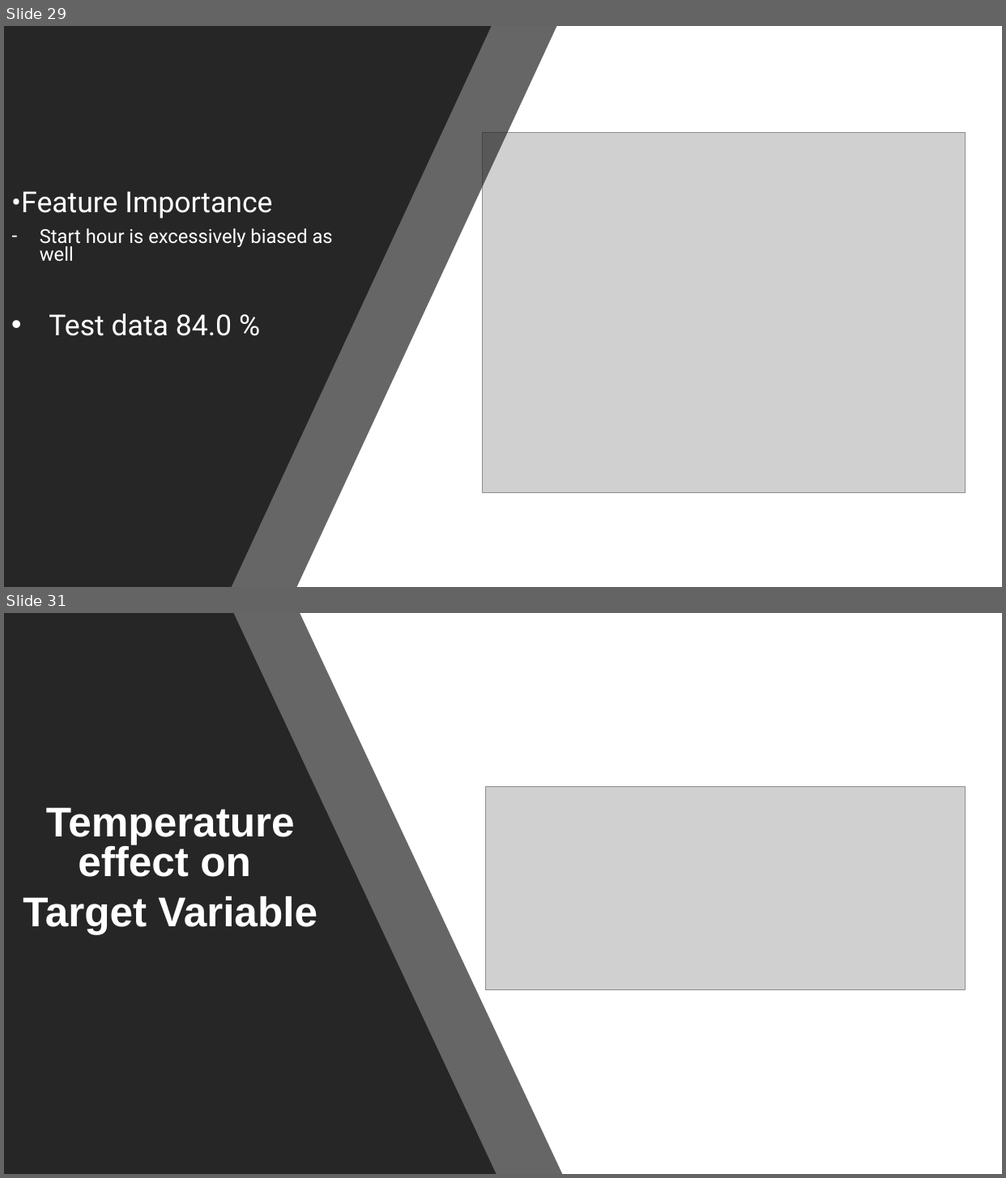
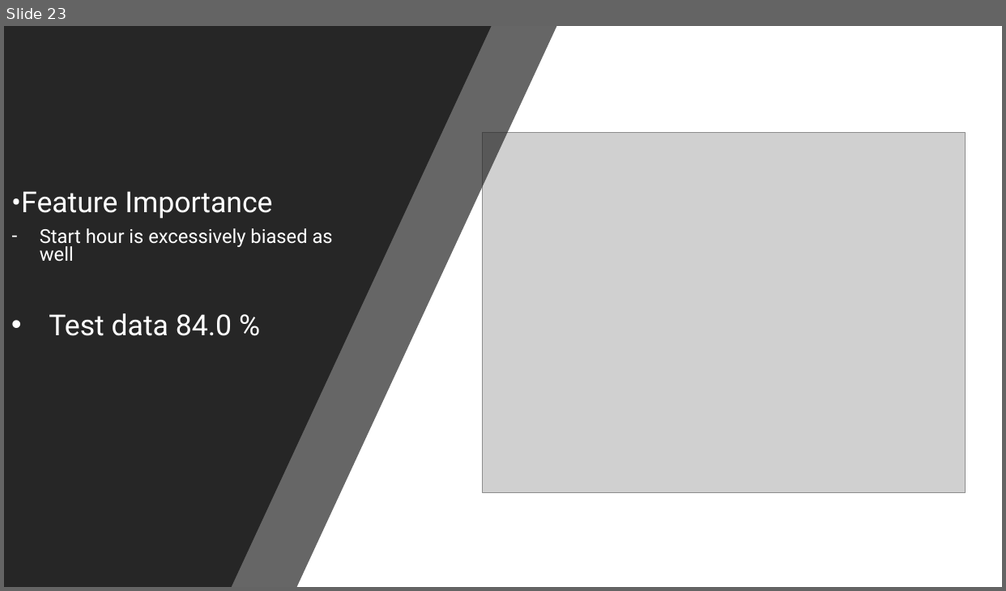
Before and after one commit to kkrlee/CitiBike-Capstone, a slide deck: Citi Bike.pptx. Shown one above the other, each under a label of ours: slides 29 and 31 before the commit, slide 23 after it; the slides between them are not shown. The pictures are 1006x1178 and 1006x591 pixels, drawn with LibreOffice and Linux fonts; fonts in the diff are those of the drawing; grey boxes stand for pictures. Boxes give left, top, right and bottom in pixels: in the first picture for what was removed or moved away, otherwise in the second. Text is boxed around its words. In the diff, an @@ line names an element or a change of style, - is before the commit and + after.

```diff
--- a/Citi Bike.pptx
+++ b/Citi Bike.pptx
@@ slide 31 removed at [4, 613, 1002, 1174], background #000000 @@
@@ rectangle removed at [4, 613, 1002, 1174] @@
@@ freeform shape removed at [4, 613, 562, 1174] @@
@@ freeform shape removed at [4, 613, 496, 1174] @@
@@ picture removed at [486, 786, 965, 990] @@
@@ subtitle removed at [23, 807, 317, 935] @@
-Temperature effect on
-Target Variable
@@ what was slide 29 is now slide 23 @@
```
Also in this commit, not shown: 5 slides changed, 3 slides added, 9 other slides removed, 1 other file.
